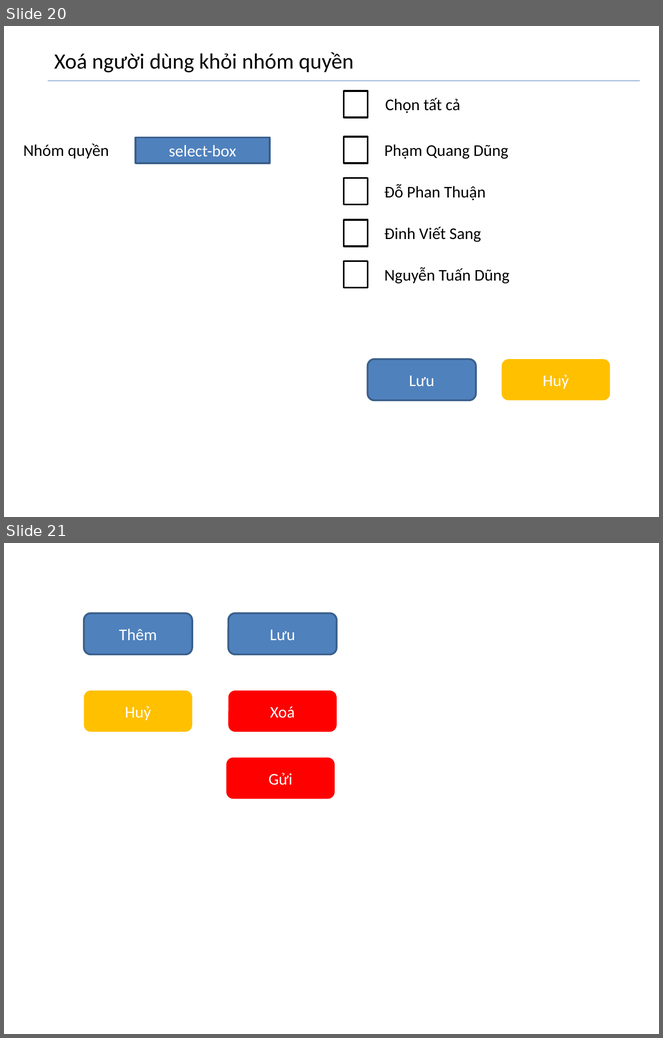
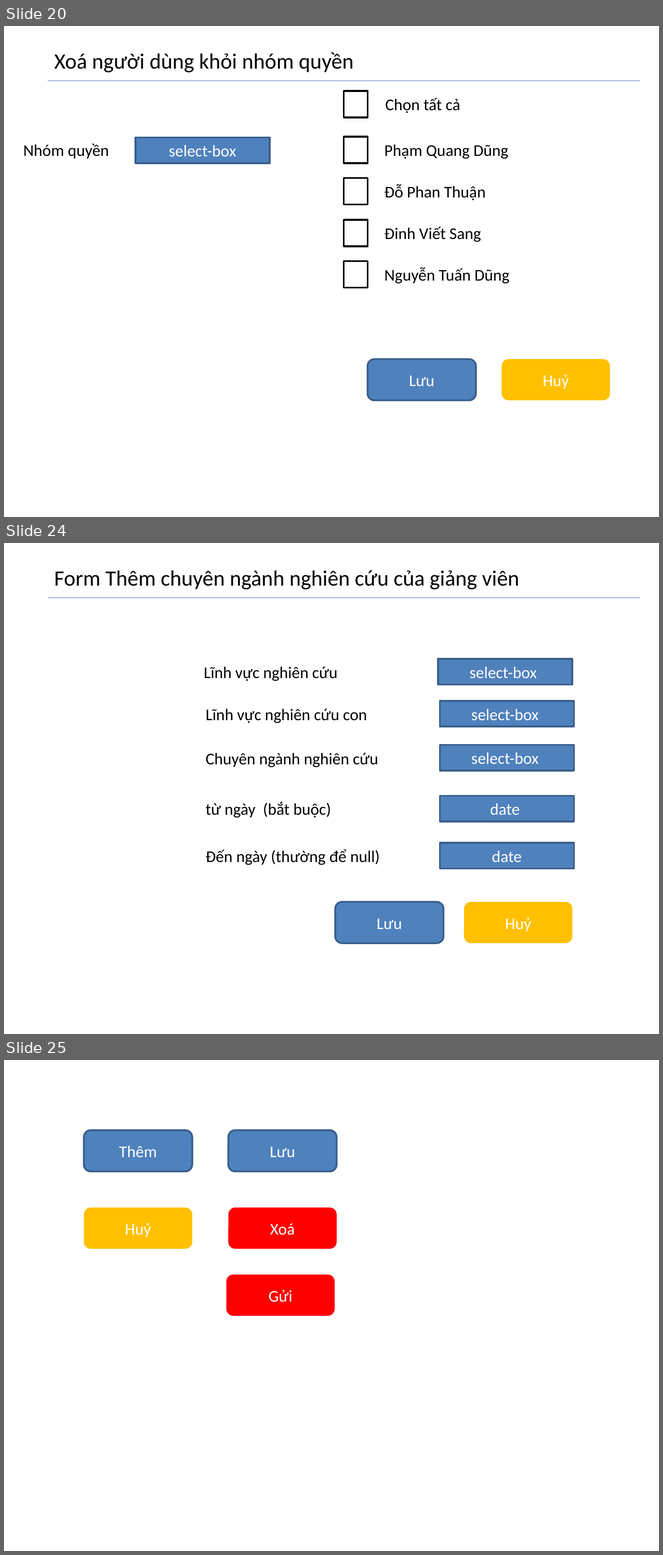
Before and after one commit to dungkhmt/bkofbiz, a slide deck: screen-ui-design/screen-ui-design.pptx. Shown one above the other, each under a label of ours: slides 20 and 21 before the commit, slides 20, 24 and 25 after it; the slides between them are not shown. The pictures are 663x1038 and 663x1555 pixels, drawn with LibreOffice and Linux fonts; fonts in the diff are those of the drawing. Boxes give left, top, right and bottom in pixels: in the first picture for what was removed or moved away, otherwise in the second. Text is boxed around its words. In the diff, an @@ line names an element or a change of style, - is before the commit and + after.

```diff
--- a/screen-ui-design/screen-ui-design.pptx
+++ b/screen-ui-design/screen-ui-design.pptx
@@ slide 24 added at [4, 543, 659, 1034], background #FFFFFF @@
@@ text added at [54, 570, 520, 590], 24 pt, text #000000 @@
+Form Thêm chuyên ngành nghiên cứu của giảng viên
@@ line added from (48, 598) to (640, 598), #4B7EBC 0.75 pt @@
@@ text added at [204, 667, 338, 681], 18 pt, text #000000 @@
+Lĩnh vực nghiên cứu
@@ rectangle added at [438, 659, 573, 684], fill #4F81BD, outline #3A5F8C 2 pt, 18 pt, text #FFFFFF @@
+select-box
@@ text added at [206, 709, 367, 723], 18 pt, text #000000 @@
+Lĩnh vực nghiên cứu con
@@ rectangle added at [440, 701, 574, 727], fill #4F81BD, outline #3A5F8C 2 pt, 18 pt, text #FFFFFF @@
+select-box
@@ rectangle added at [440, 745, 574, 770], fill #4F81BD, outline #3A5F8C 2 pt, 18 pt, text #FFFFFF @@
+select-box
@@ text added at [206, 753, 378, 768], 18 pt, text #000000 @@
+Chuyên ngành nghiên cứu
@@ text added at [206, 802, 331, 818], 18 pt, text #000000 @@
+từ ngày (bắt buộc)
@@ rectangle added at [440, 796, 574, 822], fill #4F81BD, outline #3A5F8C 2 pt, 18 pt, text #FFFFFF @@
+date
@@ text added at [206, 849, 380, 865], 18 pt, text #000000 @@
+Đến ngày (thường để null)
@@ rectangle added at [440, 843, 574, 869], fill #4F81BD, outline #3A5F8C 2 pt, 18 pt, text #FFFFFF @@
+date
@@ rounded rectangle added at [336, 902, 443, 943], fill #4F81BD, outline #3A5F8C 2 pt, 18 pt, text #FFFFFF @@
+Lưu
@@ rounded rectangle added at [464, 902, 572, 943], fill #FFC000, 18 pt, text #FFFFFF @@
+Huỷ
@@ what was slide 21 is now slide 25 @@
```
Also in this commit, not shown: 3 other slides added, 7 other files.
